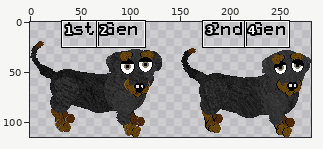
A sprite sheet gets an edit: assets/guides/breed-profiles/dogz/dachshund/dachshund-2nd-gen.png. The first picture is a wide view before the edit; the outline marks the close-up.
Close-up. As it was:
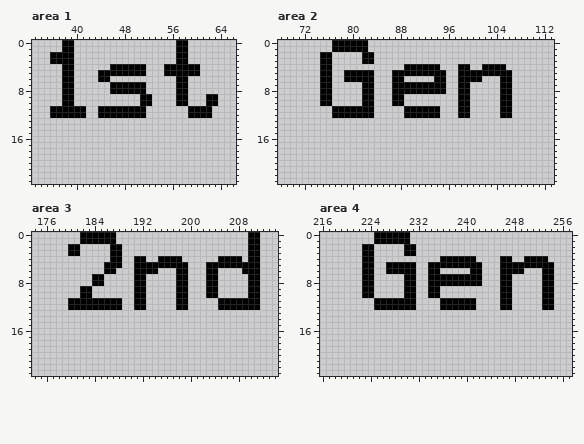
The file is 281x115 pixels. Colours within 5 levels of each other are drawn and written as one. Shown: area 1: x 33..66, y 0..23; area 2: x 68..113, y 0..23; area 3: x 174..214, y 0..23; area 4: x 216..257, y 0..23.
Once edited:
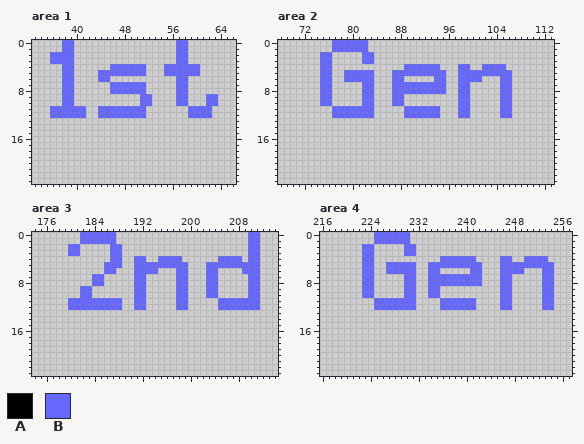
Palette (. is transparent): A #000000  B #6667ff
Changes in this commit:
Area 1:
y 0..1: x 38..39 AA -> BB; x 57..58 AA -> BB
y 2..3: x 36..39 AAAA -> BBBB; x 57..58 AA -> BB
y 4: x 38..39 AA -> BB; x 46..51 AAAAAA -> BBBBBB; x 55..60 AAAAAA -> BBBBBB
y 5: x 38..39 AA -> BB; x 44..51 AAAAAAAA -> BBBBBBBB; x 55..60 AAAAAA -> BBBBBB
y 6: x 38..39 AA -> BB; x 44..45 AA -> BB; x 57..58 AA -> BB
y 7..8: x 38..39 AA -> BB; x 46..51 AAAAAA -> BBBBBB; x 57..58 AA -> BB
y 9..10: x 38..39 AA -> BB; x 51..52 AA -> BB; x 57..58 AA -> BB; x 62..63 AA -> BB
y 11..12: x 36..41 AAAAAA -> BBBBBB; x 44..51 AAAAAAAA -> BBBBBBBB; x 59..62 AAAA -> BBBB
Area 2:
y 0..1: x 77..82 AAAAAA -> BBBBBB
y 2..3: x 75..76 AA -> BB; x 82..83 AA -> BB
y 4: x 75..76 AA -> BB; x 89..94 AAAAAA -> BBBBBB; x 98..99 AA -> BB; x 102..105 AAAA -> BBBB
y 5: x 75..76 AA -> BB; x 79..83 AAAAA -> BBBBB; x 87..95 AAAAAAAAA -> BBBBBBBBB; x 98..106 AAAAAAAAA -> BBBBBBBBB
y 6: x 75..76 AA -> BB; x 79..83 AAAAA -> BBBBB; x 87..88 AA -> BB; x 94..95 AA -> BB; x 98..101 AAAA -> BBBB; x 105..106 AA -> BB
y 7..8: x 75..76 AA -> BB; x 82..83 AA -> BB; x 87..95 AAAAAAAAA -> BBBBBBBBB; x 98..99 AA -> BB; x 105..106 AA -> BB
y 9..10: x 75..76 AA -> BB; x 82..83 AA -> BB; x 87..88 AA -> BB; x 98..99 AA -> BB; x 105..106 AA -> BB
y 11..12: x 77..83 AAAAAAA -> BBBBBBB; x 89..94 AAAAAA -> BBBBBB; x 98..99 AA -> BB; x 105..106 AA -> BB
Area 3:
y 0..1: x 182..187 AAAAAA -> BBBBBB; x 210..211 AA -> BB
y 2..3: x 180..181 AA -> BB; x 187..188 AA -> BB; x 210..211 AA -> BB
y 4: x 187..188 AA -> BB; x 191..192 AA -> BB; x 195..198 AAAA -> BBBB; x 205..208 AAAA -> BBBB; x 210..211 AA -> BB
y 5: x 186..188 AAA -> BBB; x 191..199 AAAAAAAAA -> BBBBBBBBB; x 203..211 AAAAAAAAA -> BBBBBBBBB
y 6: x 186..187 AA -> BB; x 191..194 AAAA -> BBBB; x 198..199 AA -> BB; x 203..204 AA -> BB; x 209..211 AAA -> BBB
y 7..8: x 184..185 AA -> BB; x 191..192 AA -> BB; x 198..199 AA -> BB; x 203..204 AA -> BB; x 210..211 AA -> BB
y 9..10: x 182..183 AA -> BB; x 191..192 AA -> BB; x 198..199 AA -> BB; x 203..204 AA -> BB; x 210..211 AA -> BB
y 11..12: x 180..188 AAAAAAAAA -> BBBBBBBBB; x 191..192 AA -> BB; x 198..199 AA -> BB; x 205..211 AAAAAAA -> BBBBBBB
Area 4:
y 0..1: x 225..230 AAAAAA -> BBBBBB
y 2..3: x 223..224 AA -> BB; x 230..231 AA -> BB
y 4: x 223..224 AA -> BB; x 236..241 AAAAAA -> BBBBBB; x 246..247 AA -> BB; x 250..253 AAAA -> BBBB
y 5: x 223..224 AA -> BB; x 227..231 AAAAA -> BBBBB; x 234..242 AAAAAAAAA -> BBBBBBBBB; x 246..254 AAAAAAAAA -> BBBBBBBBB
y 6: x 223..224 AA -> BB; x 227..231 AAAAA -> BBBBB; x 234..235 AA -> BB; x 241..242 AA -> BB; x 246..249 AAAA -> BBBB; x 253..254 AA -> BB
y 7..8: x 223..224 AA -> BB; x 230..231 AA -> BB; x 234..242 AAAAAAAAA -> BBBBBBBBB; x 246..247 AA -> BB; x 253..254 AA -> BB
y 9..10: x 223..224 AA -> BB; x 230..231 AA -> BB; x 234..235 AA -> BB; x 246..247 AA -> BB; x 253..254 AA -> BB
y 11..12: x 225..231 AAAAAAA -> BBBBBBB; x 236..241 AAAAAA -> BBBBBB; x 246..247 AA -> BB; x 253..254 AA -> BB
